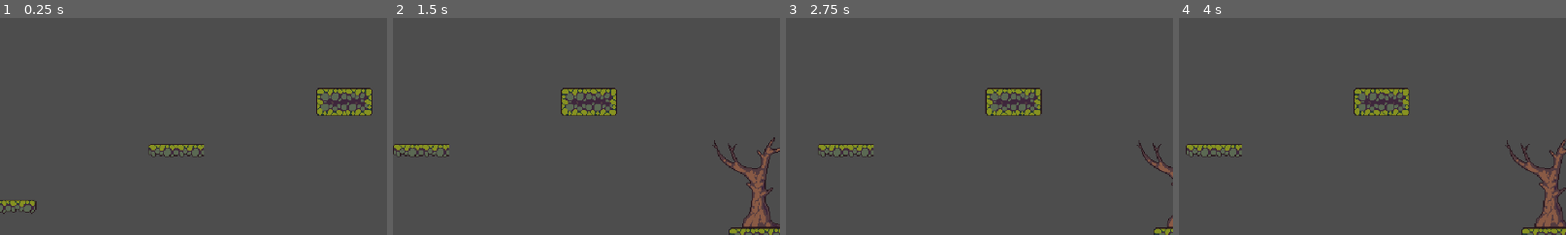
Above: before the commit, frames 1-4 (left to right).
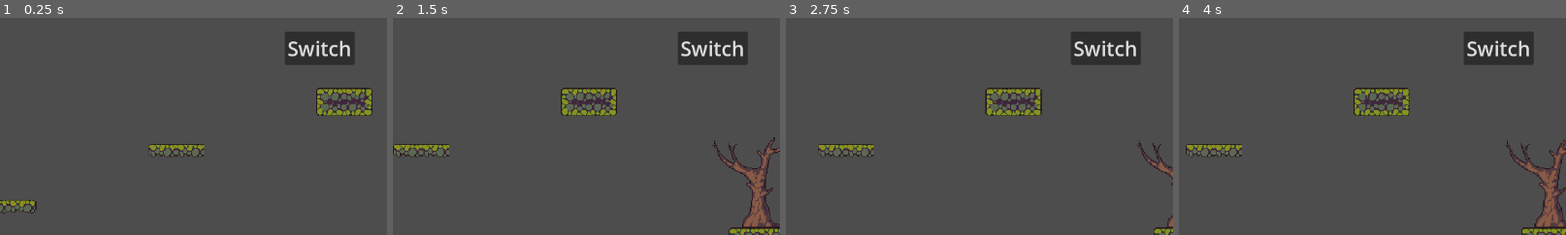
Above: after the commit, the same moments.

Repository: XinyuanD/2DSoulslikeGame
Game: Godot game, scene res://Scenes/Level 1.tscn
Same seed, same stepped clock (60 frames per second), same inputs: the game is played once before the commit and once after it.
Inputs (mouse positions are % of the whole screen's width and height, from its top left):
- Up to frame 1 (0.25 s): no input
- Up to frame 2 (1.5 s): move the mouse to (72, 45) at 0.52 s; hold E (heal) 0.53-1.28 s; hold D (move_right) from 0.53 s (still down); tap Space (jump) at 0.77 s; move the mouse to (30, 55) at 1.27 s; click (30, 55) at 1.35 s
- Up to frame 3 (2.75 s): tap Space (jump) at 1.52 s; tap E (heal) at 1.55 s; move the mouse to (60, 28) at 2.02 s; release D (move_right) at 2.03 s; hold A (move_left) from 2.03 s (still down); hold E (heal) from 2.03 s (still down)
- Up to frame 4 (4 s): move the mouse to (45, 70) at 2.77 s; release A (move_left) at 2.78 s; release E (heal) at 2.78 s; hold D (move_right) from 2.78 s (still down); tap E (heal) at 2.85 s; tap Space (jump) at 3.02, 3.77 s; move the mouse to (80, 65) at 3.52 s; hold E (heal) from 3.53 s (still down); click (80, 65) at 3.6 s
The pictures show only the part of the screen within x 50-100%, y 0-50%; the shares and areas given below are measured in that part.

The runs differ from the first frame. In frame 1, 2.6% of the frame differs, in the area x 73-92%, y 6-22%; in frame 2, 2.6%; in frame 3, 2.6%; in frame 4, 2.6%.

Commit message:
Added scene transition

Diff:
--- a/Final Project/Scenes/Level 1.tscn
+++ b/Final Project/Scenes/Level 1.tscn
@@ -1,11 +1,13 @@
-[gd_scene load_steps=5 format=3 uid="uid://c64ggt22o1br2"]
+[gd_scene load_steps=6 format=3 uid="uid://c64ggt22o1br2"]
 
+[ext_resource type="Script" path="res://Scripts/Level 1.gd" id="1_3bys6"]
 [ext_resource type="TileSet" uid="uid://cwkmuegsk6ox0" path="res://swamp_tileset.tres" id="1_ixskc"]
 [ext_resource type="PackedScene" uid="uid://cfh7to23ofeu3" path="res://Scenes/Player.tscn" id="3_abgsu"]
 [ext_resource type="PackedScene" uid="uid://c2df6mh8wrba0" path="res://Scenes/skeleton.tscn" id="3_tcsw7"]
 [ext_resource type="PackedScene" uid="uid://du0iaarxl3gm8" path="res://Scenes/ui.tscn" id="4_yjibs"]
 
 [node name="Level 1" type="Node2D"]
+script = ExtResource("1_3bys6")
 
 [node name="TileMap" type="TileMap" parent="."]
 texture_filter = 1
@@ -60,5 +62,20 @@
 
 [node name="UI" parent="CanvasLayer" instance=ExtResource("4_yjibs")]
 
+[node name="SwitchSceneButton" type="Button" parent="CanvasLayer/UI"]
+layout_mode = 1
+anchors_preset = 1
+anchor_left = 1.0
+anchor_right = 1.0
+offset_left = -152.0
+offset_top = 20.0
+offset_right = -48.0
+offset_bottom = 70.0
+grow_horizontal = 0
+theme_override_font_sizes/font_size = 30
+text = "Switch"
+
 [connection signal="health_updated" from="Player" to="CanvasLayer/UI" method="_on_player_health_updated"]
 [connection signal="spirit_updated" from="Player" to="CanvasLayer/UI" method="_on_player_spirit_updated"]
+[connection signal="pressed" from="CanvasLayer/UI/SwitchSceneButton" to="." method="_on_switch_scene_button_pressed"]
+[connection signal="pressed" from="CanvasLayer/UI/SwitchSceneButton" to="." method="_on_button_pressed"]
--- a/Final Project/Scenes/level 2.tscn
+++ b/Final Project/Scenes/level 2.tscn
@@ -1,9 +1,13 @@
-[gd_scene load_steps=3 format=3 uid="uid://co1asikjct1pm"]
+[gd_scene load_steps=6 format=3 uid="uid://co1asikjct1pm"]
 
 [ext_resource type="TileSet" uid="uid://cwkmuegsk6ox0" path="res://swamp_tileset.tres" id="1_u04uj"]
+[ext_resource type="Script" path="res://Scripts/level 2.gd" id="1_v06lb"]
 [ext_resource type="PackedScene" uid="uid://cfh7to23ofeu3" path="res://Scenes/Player.tscn" id="2_qr1tf"]
+[ext_resource type="PackedScene" uid="uid://du0iaarxl3gm8" path="res://Scenes/ui.tscn" id="4_0f4io"]
+[ext_resource type="PackedScene" uid="uid://c2df6mh8wrba0" path="res://Scenes/skeleton.tscn" id="4_p12rw"]
 
 [node name="Level2" type="Node2D"]
+script = ExtResource("1_v06lb")
 
 [node name="TileMap" type="TileMap" parent="."]
 texture_filter = 1
@@ -36,3 +40,35 @@
 drag_horizontal_enabled = true
 drag_left_margin = 0.12
 drag_right_margin = 0.12
+
+[node name="Enemies" type="Node2D" parent="."]
+
+[node name="Skeleton" parent="Enemies" instance=ExtResource("4_p12rw")]
+position = Vector2(206, -60)
+
+[node name="Skeleton2" parent="Enemies" instance=ExtResource("4_p12rw")]
+position = Vector2(1133, -60)
+
+[node name="Skeleton3" parent="Enemies" instance=ExtResource("4_p12rw")]
+position = Vector2(-991, -61)
+
+[node name="CanvasLayer" type="CanvasLayer" parent="."]
+
+[node name="UI" parent="CanvasLayer" instance=ExtResource("4_0f4io")]
+
+[node name="SwitchSceneButton" type="Button" parent="CanvasLayer/UI"]
+layout_mode = 1
+anchors_preset = 1
+anchor_left = 1.0
+anchor_right = 1.0
+offset_left = -152.0
+offset_top = 20.0
+offset_right = -48.0
+offset_bottom = 70.0
+grow_horizontal = 0
+theme_override_font_sizes/font_size = 30
+text = "Switch"
+
+[connection signal="health_updated" from="Player" to="CanvasLayer/UI" method="_on_player_health_updated"]
+[connection signal="spirit_updated" from="Player" to="CanvasLayer/UI" method="_on_player_spirit_updated"]
+[connection signal="pressed" from="CanvasLayer/UI/SwitchSceneButton" to="." method="_on_switch_scene_button_pressed"]
--- a/Final Project/Scenes/scene_switcher.tscn
+++ b/Final Project/Scenes/scene_switcher.tscn
@@ -1,6 +1,21 @@
 [gd_scene load_steps=5 format=3 uid="uid://b76avdlnmdejk"]
 
 [ext_resource type="Script" path="res://Scripts/scene_switcher.gd" id="1_jjit3"]
+
+[sub_resource type="Animation" id="Animation_fwo34"]
+length = 0.001
+tracks/0/type = "value"
+tracks/0/imported = false
+tracks/0/enabled = true
+tracks/0/path = NodePath("ColorRect:color")
+tracks/0/interp = 1
+tracks/0/loop_wrap = true
+tracks/0/keys = {
+"times": PackedFloat32Array(0),
+"transitions": PackedFloat32Array(1),
+"update": 0,
+"values": [Color(1, 1, 1, 0)]
+}
 
 [sub_resource type="Animation" id="Animation_ixn0l"]
 resource_name = "fade"
@@ -16,21 +31,6 @@
 "transitions": PackedFloat32Array(1, 1),
 "update": 0,
 "values": [Color(0, 0, 0, 0), Color(0, 0, 0, 1)]
-}
-
-[sub_resource type="Animation" id="Animation_fwo34"]
-length = 0.001
-tracks/0/type = "value"
-tracks/0/imported = false
-tracks/0/enabled = true
-tracks/0/path = NodePath("ColorRect:color")
-tracks/0/interp = 1
-tracks/0/loop_wrap = true
-tracks/0/keys = {
-"times": PackedFloat32Array(0),
-"transitions": PackedFloat32Array(1),
-"update": 0,
-"values": [Color(1, 1, 1, 0)]
 }
 
 [sub_resource type="AnimationLibrary" id="AnimationLibrary_6pad8"]
--- /dev/null
+++ b/Final Project/Scripts/Level 1.gd
@@ -0,0 +1,10 @@
+extends Node2D
+var UI
+
+# Called when the node enters the scene tree for the first time.
+func _ready():
+	UI = $CanvasLayer/UI
+
+func _on_switch_scene_button_pressed():
+	UI.visible = false
+	SceneSwitcher.goto_scene("res://Scenes/level 2.tscn")
--- a/Final Project/Scripts/Player.gd
+++ b/Final Project/Scripts/Player.gd
@@ -7,7 +7,7 @@
 const ATTACK_STATES = [State.ATTACK1, State.ATTACK2, State.ATTACK3]
 var curstate
 var max_health: int = 50
-var health: int
+var health: int = 50
 var spirits: int = 0
 var sword_dmg: int = 1
 
@@ -44,8 +44,6 @@
 	curstate = State.IDLE
 	gravity = normal_gravity
 	swordArea.monitoring = false
-	health = max_health
-	spirits = 0
 
 func switch_to(new_state: State):
 	curstate = new_state
--- /dev/null
+++ b/Final Project/Scripts/level 2.gd
@@ -0,0 +1,10 @@
+extends Node2D
+var UI
+
+# Called when the node enters the scene tree for the first time.
+func _ready():
+	UI = $CanvasLayer/UI
+
+func _on_switch_scene_button_pressed():
+	UI.visible = false
+	SceneSwitcher.goto_scene("res://Scenes/Level 1.tscn")
--- a/Final Project/Scripts/scene_switcher.gd
+++ b/Final Project/Scripts/scene_switcher.gd
@@ -19,10 +19,13 @@
 	await $AnimationPlayer.animation_finished
 	call_deferred("_deferred_goto_scene", path)
 	$AnimationPlayer.play_backwards("fade")
+	await  $AnimationPlayer.animation_finished
+	current_scene.find_child("UI").visible = true
 
 
 func _deferred_goto_scene(path):
 	var player_health = current_scene.find_child("Player").health
+	var player_spirits = current_scene.find_child("Player").spirits
 
 	# It is now safe to remove the current scene
 	current_scene.free()
@@ -32,9 +35,9 @@
 
 	# Instance the new scene.
 	current_scene = s.instantiate()
-
 	current_scene.find_child("Player").health = player_health
-
+	current_scene.find_child("Player").spirits = player_spirits
+	current_scene.find_child("UI").visible = false
 	# Add it to the active scene, as child of root.
 	get_tree().root.add_child(current_scene)
 
